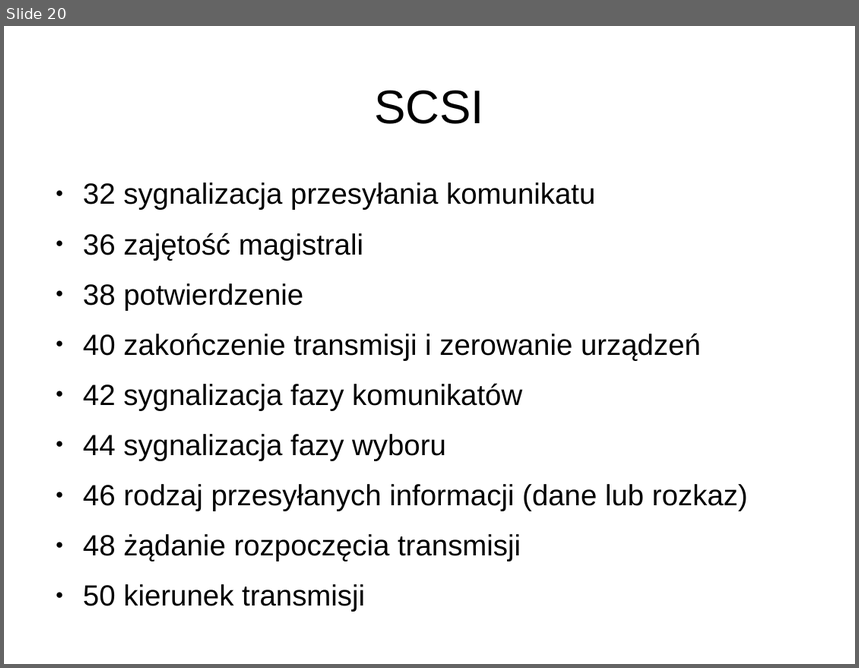
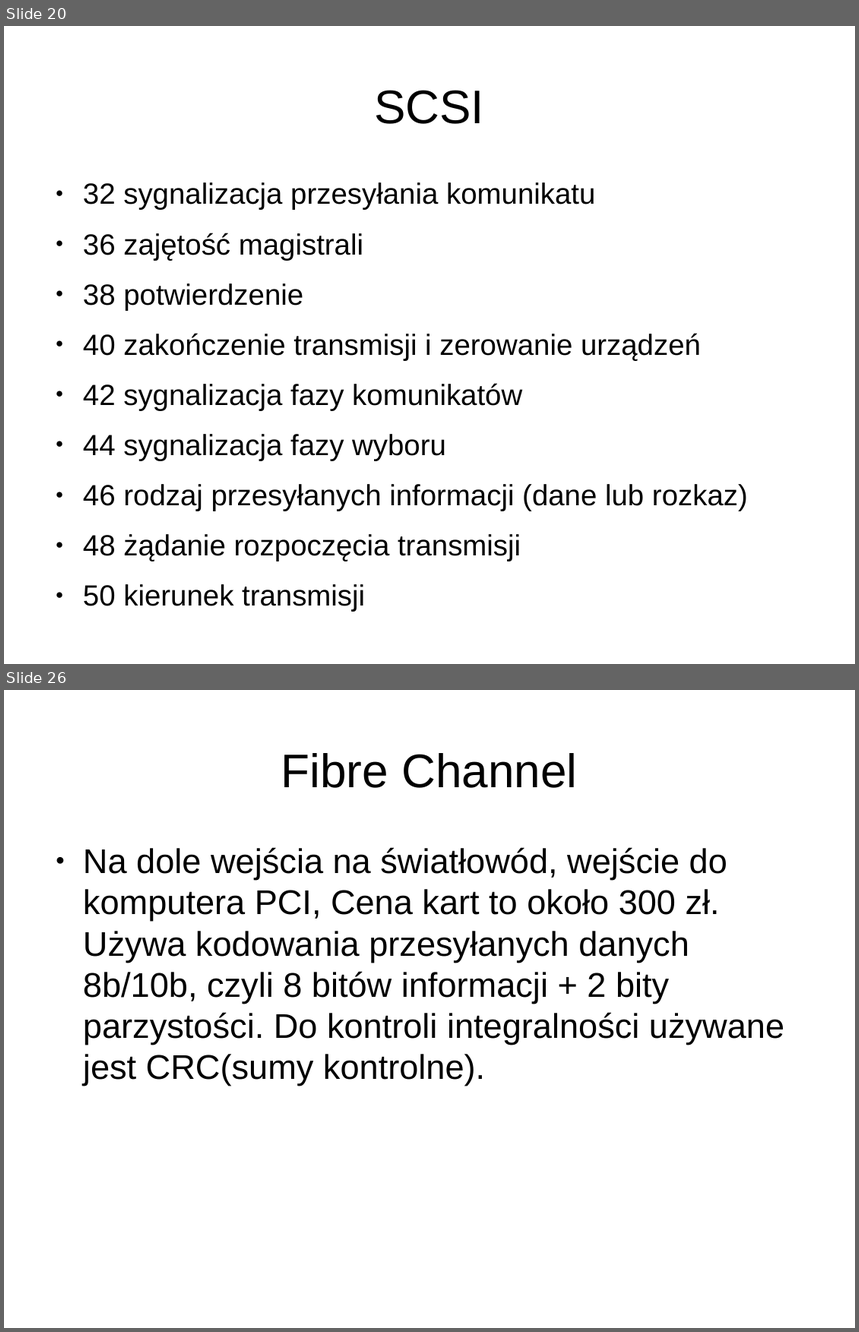
Before and after one commit to Lupa666/PUTDungeon, a slide deck: Magazyny_Danych_Dla_Nas.odp. Shown one above the other, each under a label of ours: slide 20 before the commit, slides 20 and 26 after it; the slides between them are not shown. The pictures are 859x668 and 859x1332 pixels, drawn with LibreOffice and Linux fonts; fonts in the diff are those of the drawing; background and template pictures are left out. Boxes give left, top, right and bottom in pixels: in the first picture for what was removed or moved away, otherwise in the second. Text is boxed around its words. In the diff, an @@ line names an element or a change of style, - is before the commit and + after.

```diff
--- a/Magazyny_Danych_Dla_Nas.odp
+++ b/Magazyny_Danych_Dla_Nas.odp
@@ slide 26 added at (4, 690, 855, 1328), background #FFFFFF @@
@@ title added at (281, 753, 577, 788), 44 pt, text #000000 @@
+Fibre Channel
@@ text added at (83, 847, 785, 1086), 32 pt, text #000000 @@
+● Na dole wejścia na światłowód, wejście do komputera PCI, Cena kart to około 300 zł. Używa kodowania przesyłanych danych 8b/10b, czyli 8 bitów informacji + 2 bity parzystości. Do kontroli integralności używane jest CRC(sumy kontrolne).
```
Also in this commit, not shown: 5 other slides added, 4 slides removed.
